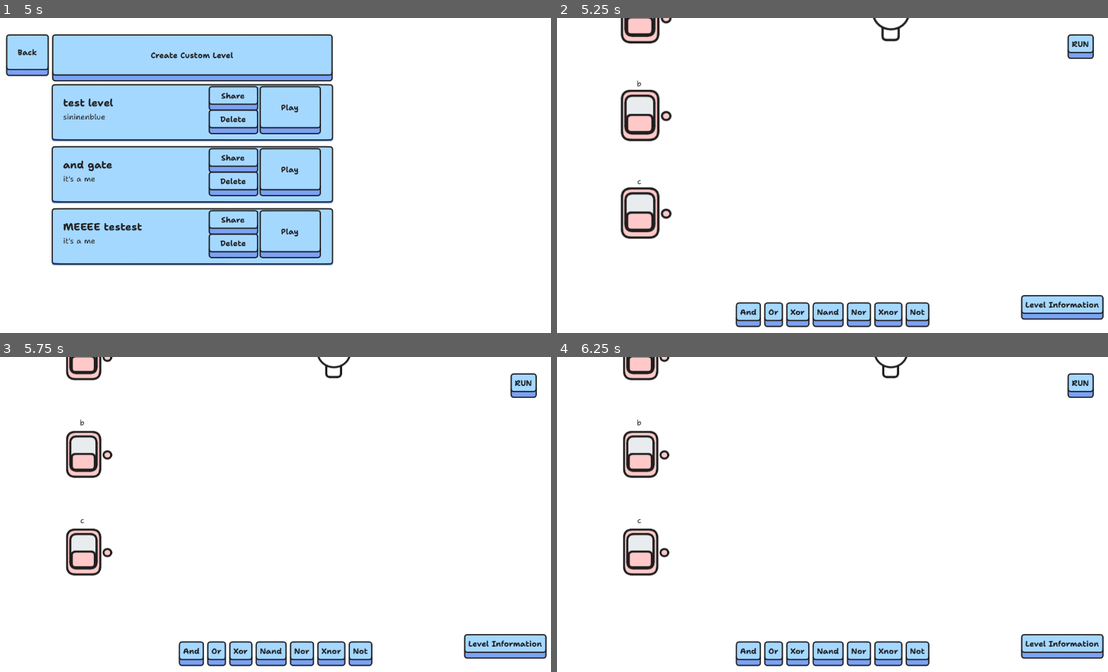
Above: before the commit, frames 1-4 (two rows, left to right).
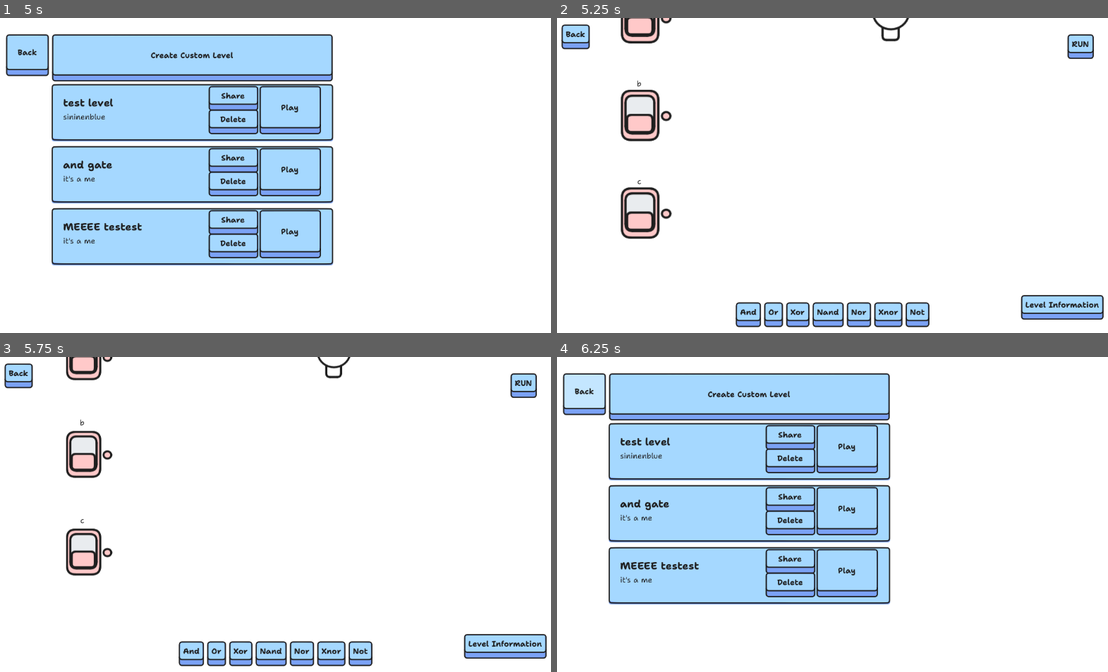
Above: after the commit, the same moments.

Repository: sininen-blue/logic-gate-tesseract
Game: Godot game, scene res://ui/title_page.tscn
The game is run twice, just before and just after one commit, with the same random seed, the same clock (stepped at 60 frames per second) and the same inputs.
Inputs (mouse positions are in pixels of both pictures, inside the frame that each line leads up to):
- Up to frame 1 (5 s): click "Play" at 0.5 s; click "Back" at 1.25 s; click "Play" at 2 s; click "Play" at 2.75 s; click "Back" at 3.5 s; click "Play" at 4.25 s
- Up to frame 2 (5.25 s): click "Play" at 5 s
- Up to frame 3 (5.75 s): no input
- Up to frame 4 (6.25 s): click (573, 375) at 5.75 s, where only the run after the commit has a clickable "Back"

Frame 1 is identical in both runs. In frame 2, 0.4% of the frame differs, in the area x 0-7%, y 2-11%; in frame 3, 0.4%; in frame 4, 42%, in the area x 1-100%, y 0-99%.

Commit message:
simulation back button

Diff:
--- a/simulation/simulation-manager.gd
+++ b/simulation/simulation-manager.gd
@@ -272,3 +272,10 @@
 
 func _on_info_button_pressed() -> void:
 	$CanvasLayer/UI/LevelInfo.visible = true
+
+
+func _on_back_button_pressed() -> void:
+	if DataManager.is_custom == true:
+		get_tree().change_scene_to_file("uid://bwlvlfljyekts")
+	else:
+		get_tree().change_scene_to_file("uid://yrih2e5sant0")
--- a/simulation/simulation.tscn
+++ b/simulation/simulation.tscn
@@ -50,10 +50,10 @@
 [node name="FormulaContainer" type="VBoxContainer" parent="CanvasLayer/UI"]
 custom_minimum_size = Vector2(359, 183)
 layout_mode = 0
-offset_left = 32.0
-offset_top = 23.0
-offset_right = 391.0
-offset_bottom = 206.0
+offset_left = 90.0
+offset_top = 57.0
+offset_right = 449.0
+offset_bottom = 240.0
 script = ExtResource("3_qlwgx")
 formula_label = ExtResource("3_qwkcl")
 
@@ -135,4 +135,13 @@
 offset_bottom = 260.5
 in_game = true
 
+[node name="BackButton" type="Button" parent="CanvasLayer/UI"]
+layout_mode = 0
+offset_left = 21.0
+offset_top = 12.0
+offset_right = 81.0
+offset_bottom = 65.0
+text = "Back"
+
 [connection signal="pressed" from="CanvasLayer/UI/InfoButton" to="." method="_on_info_button_pressed"]
+[connection signal="pressed" from="CanvasLayer/UI/BackButton" to="." method="_on_back_button_pressed"]
